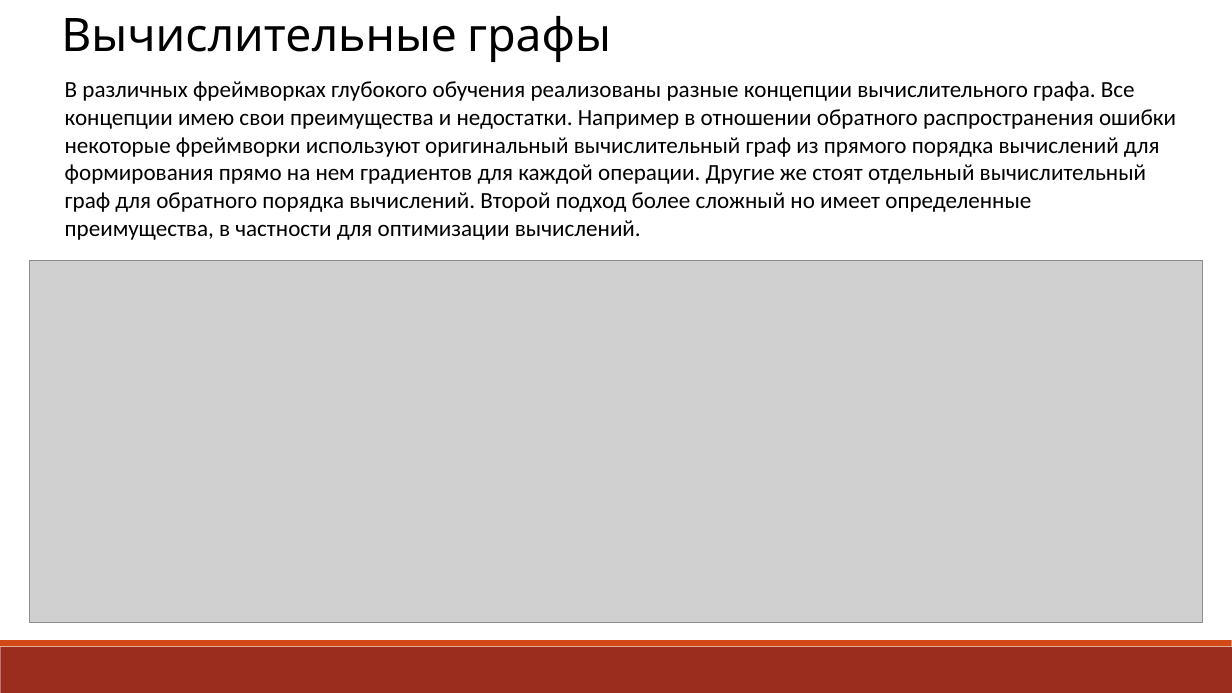
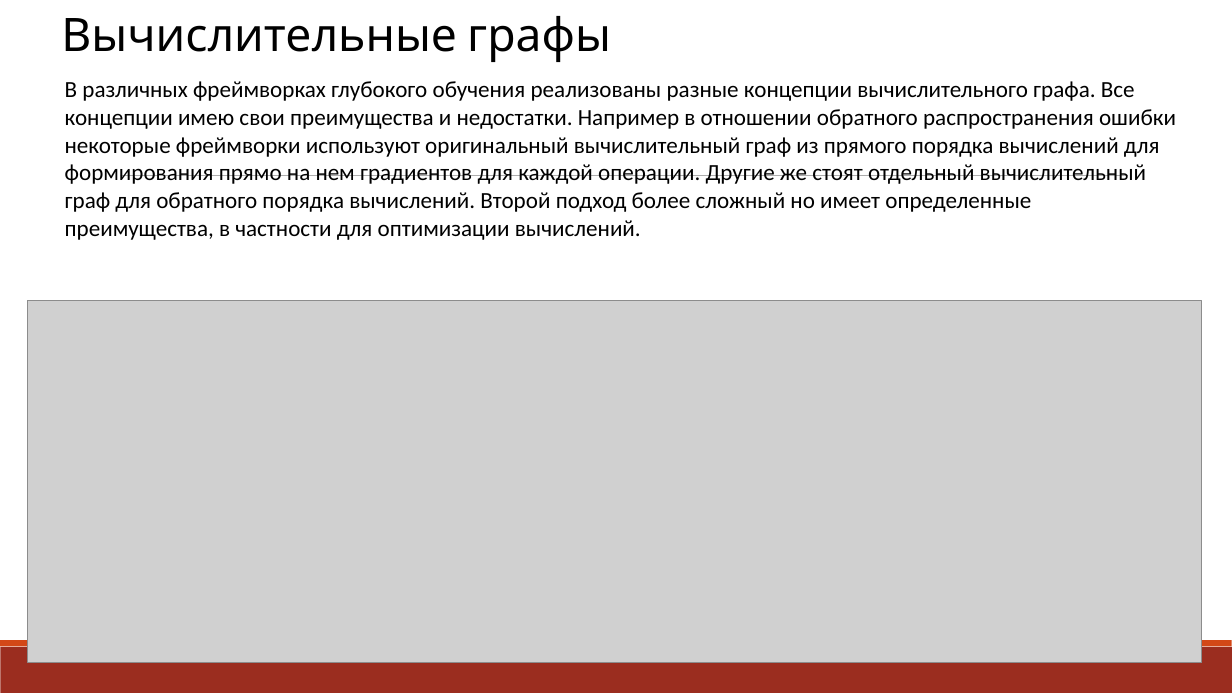
Before and after one commit to box1t/poor_monk, a slide deck: slide 12 of 7th_term/about_ai_course/ml/exam-frameworks/Лекция 8-тензоры.pptx (slide 19 before the commit). Drawn at 1232x693 pixels with LibreOffice and Linux fonts; fonts in the diff are those of the drawing; grey boxes stand for pictures. Boxes give left, top, right and bottom in pixels: in the first picture for what was removed or moved away, otherwise in the second. Text is boxed around its words. In the diff, an @@ line names an element or a change of style, - is before the commit and + after.

```diff
--- a/7th_term/about_ai_course/ml/exam-frameworks/Лекция 8-тензоры.pptx
+++ b/7th_term/about_ai_course/ml/exam-frameworks/Лекция 8-тензоры.pptx
@@ line added from (120, 176) to (1128, 176), #808080 0.5 pt @@
@@ picture: place and size @@
-picture at <box>30,261,1203,624</box>
+picture at <box>28,300,1202,663</box>
```
Also in this commit, not shown: 15 other slides changed, 1 slide added, 10 slides removed, 40 other files.
